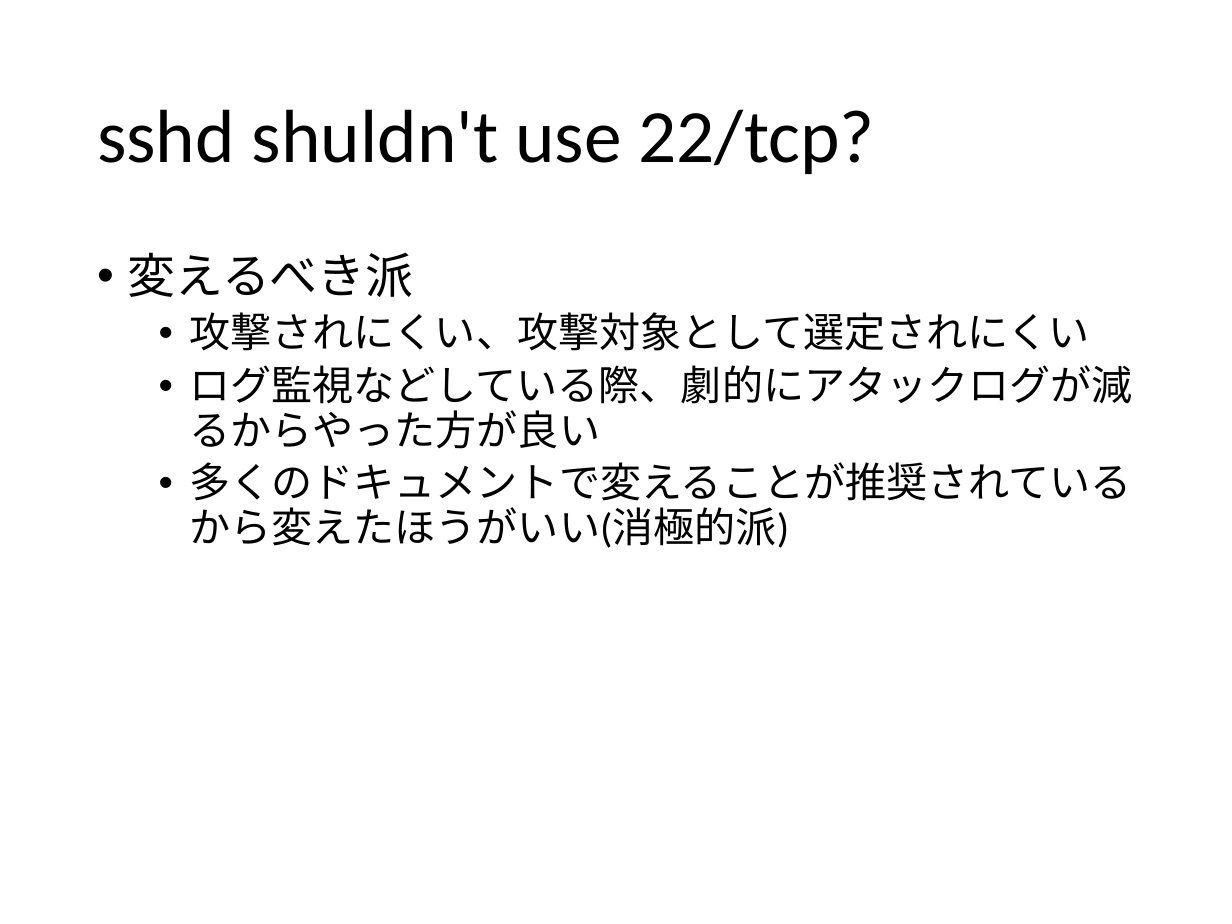
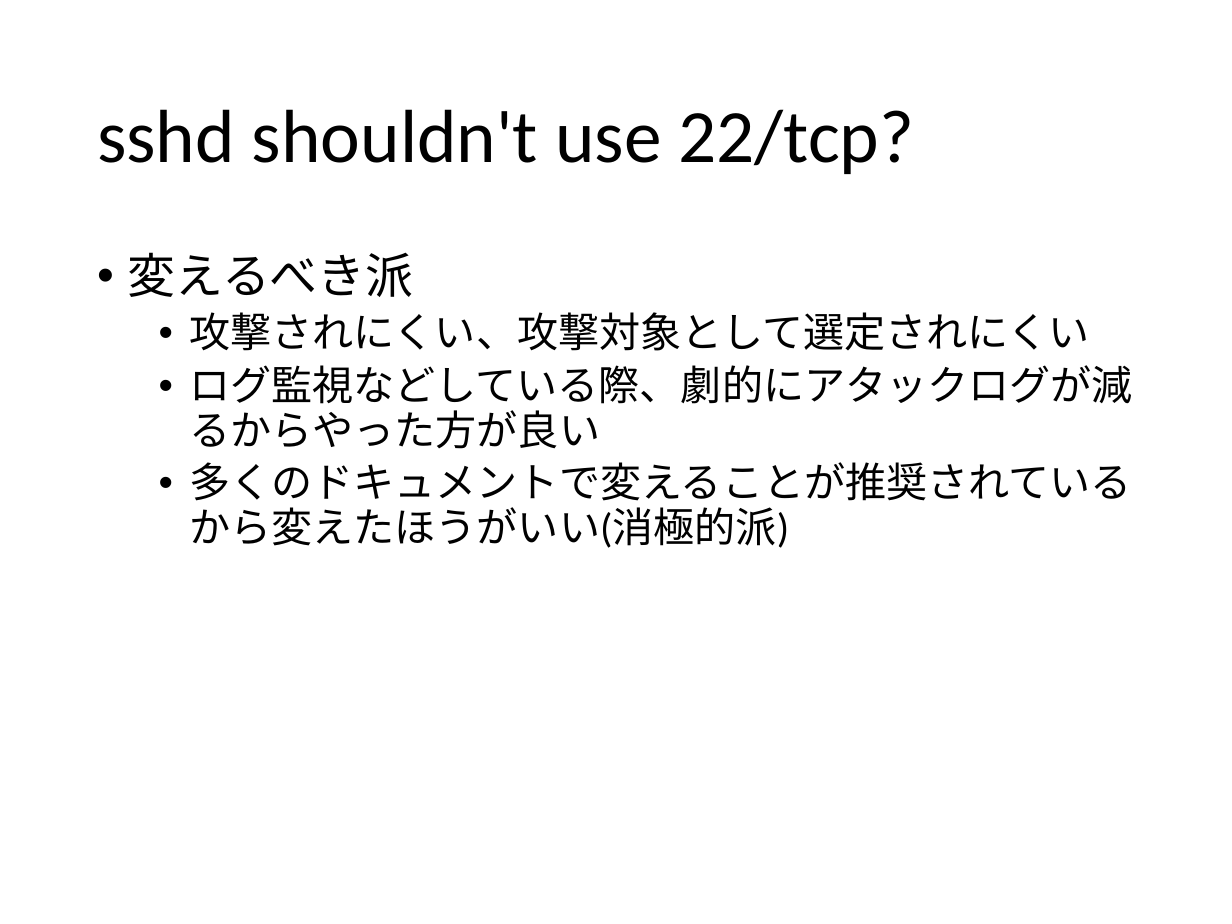
Before and after one commit to ozuma/sumida_sec, a slide deck: slide 25 of 2015-no.2/ppt/00_ozuma.pptx (slide 19 before the commit). Drawn at 1232x924 pixels with LibreOffice and Linux fonts; fonts in the diff are those of the drawing. Boxes give left, top, right and bottom in pixels: in the first picture for what was removed or moved away, otherwise in the second. Text is boxed around its words. In the diff, an @@ line names an element or a change of style, - is before the commit and + after.

```diff
--- a/2015-no.2/ppt/00_ozuma.pptx
+++ b/2015-no.2/ppt/00_ozuma.pptx
@@ title at (x1=97, y1=109, x2=914, y2=174): text changed @@
-sshd shuldn't use 22/tcp?
+sshd shouldn't use 22/tcp?
```
Also in this commit, not shown: 6 other slides changed, 8 slides added, 1 slide removed.
